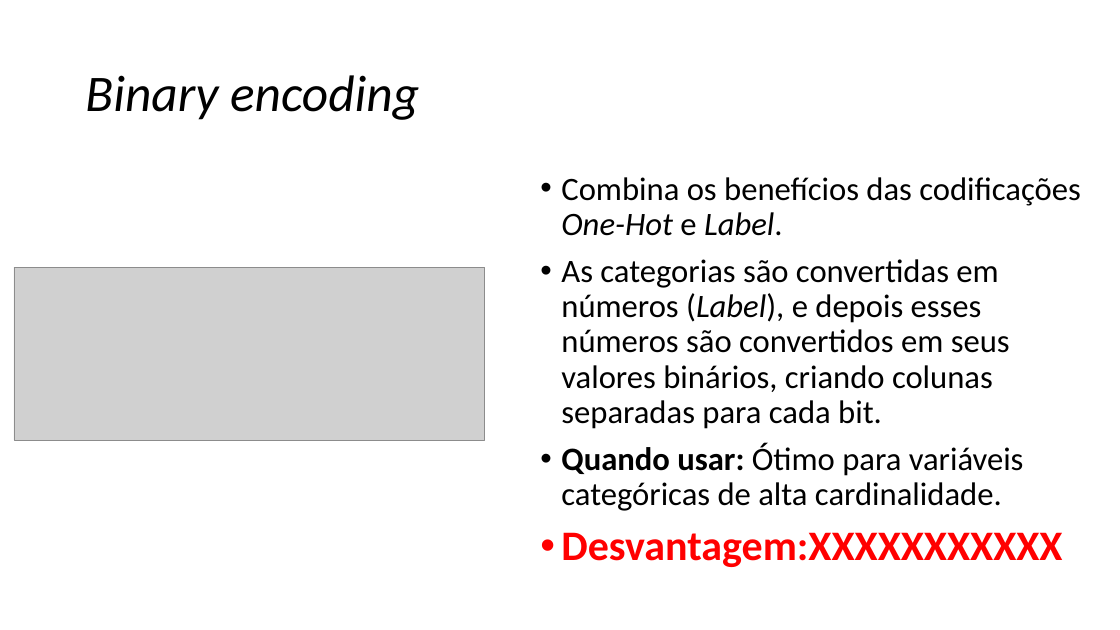
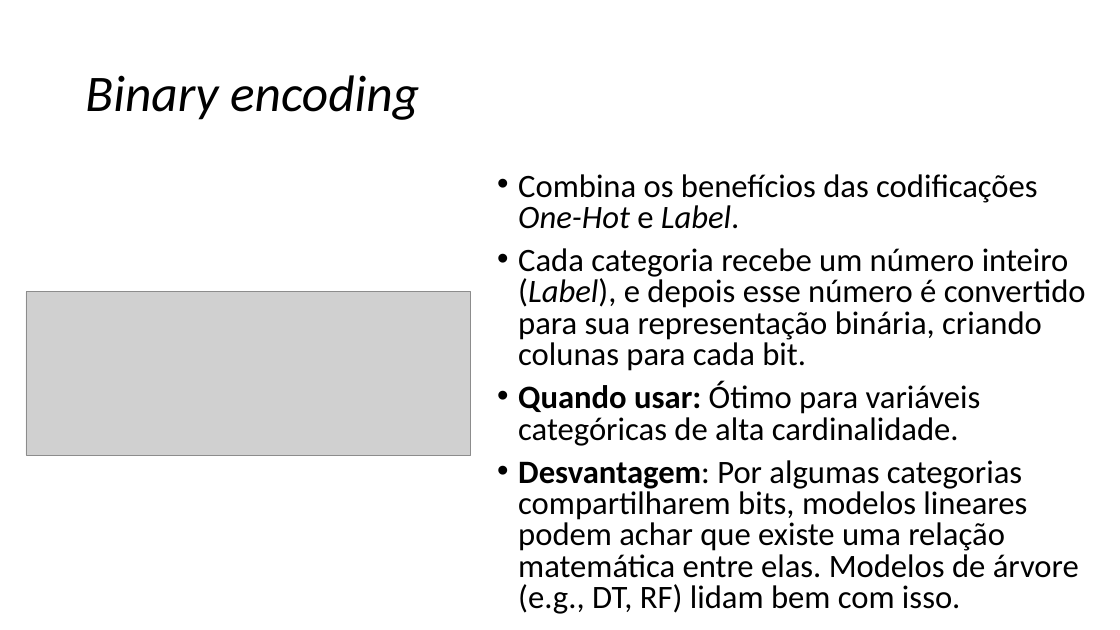
Before and after one commit to zz4fap/c24_inteligencia_artificial, a slide deck: slide 22 of slides/C24_Transformações.pptx (slide 23 before the commit). Drawn at 1120x630 pixels with LibreOffice and Linux fonts; fonts in the diff are those of the drawing; grey boxes stand for pictures. Boxes give left, top, right and bottom in pixels: in the first picture for what was removed or moved away, otherwise in the second. Text is boxed around its words. In the diff, an @@ line names an element or a change of style, - is before the commit and + after.

Commit message:
update of slides

```diff
--- a/slides/C24_Transformações.pptx
+++ b/slides/C24_Transformações.pptx
@@ text "Combina os benefícios das codificações ...": place and size @@
-text "Combina os benefícios das codificações ..." at <box>561,177,1080,567</box>
+text "Combina os benefícios das codificações ..." at <box>518,174,1086,614</box>
@@ text at <box>518,174,1037,446</box>: line spacing 0.9 to 0.8 @@
@@ text at <box>518,248,1086,371</box>: text changed @@
-• As categorias são convertidas em números (Label), e depois esses números são convertidos em seus valores binários, criando colunas separadas para cada bit.
+• Cada categoria recebe um número inteiro (Label), e depois esse número é convertido para sua representação binária, criando colunas para cada bit.
@@ picture: place and size @@
-picture at <box>14,267,486,440</box>
+picture at <box>26,292,471,455</box>
@@ text at <box>518,460,1079,614</box>: text changed; size 36 to 28 pt; text colour #FF0000 to #000000; bold off @@
-• Desvantagem:XXXXXXXXXXX
+• Desvantagem: Por algumas categorias compartilharem bits, modelos lineares podem achar que existe uma relação matemática entre elas. Modelos de árvore (e.g., DT, RF) lidam bem com isso.
```
Also in this commit, not shown: 3 other slides changed, 1 slide added.
